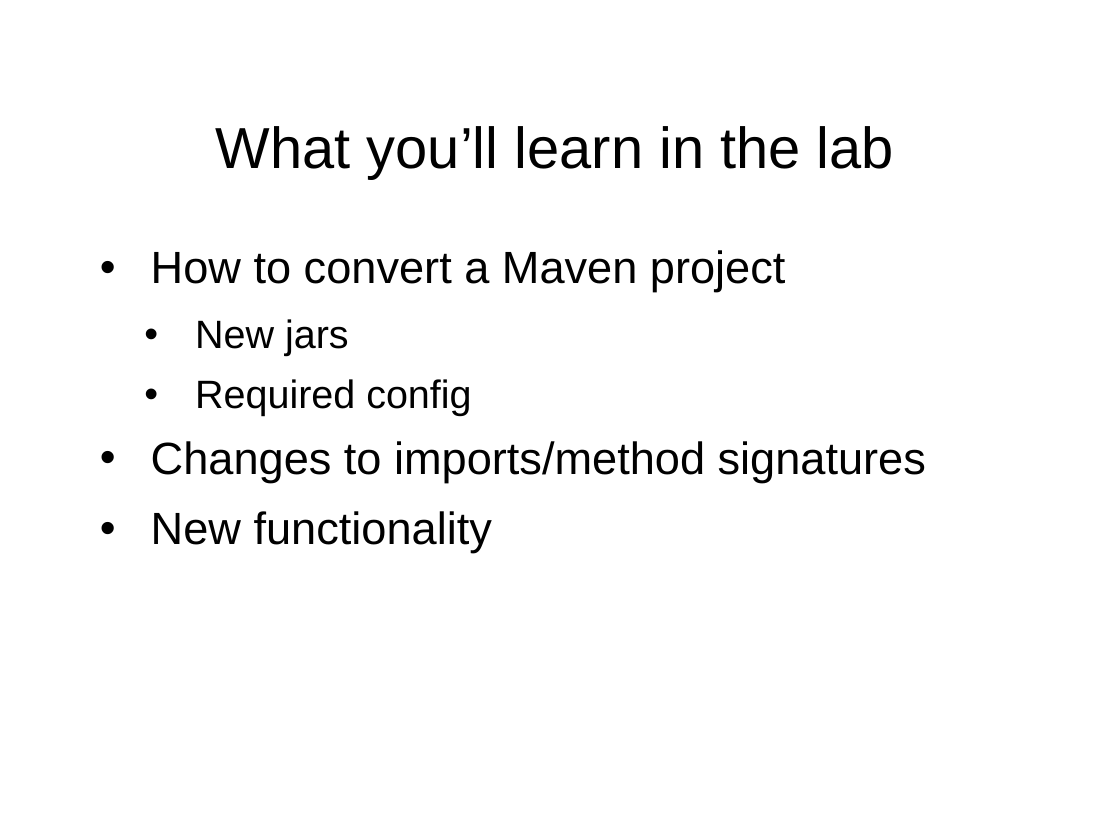
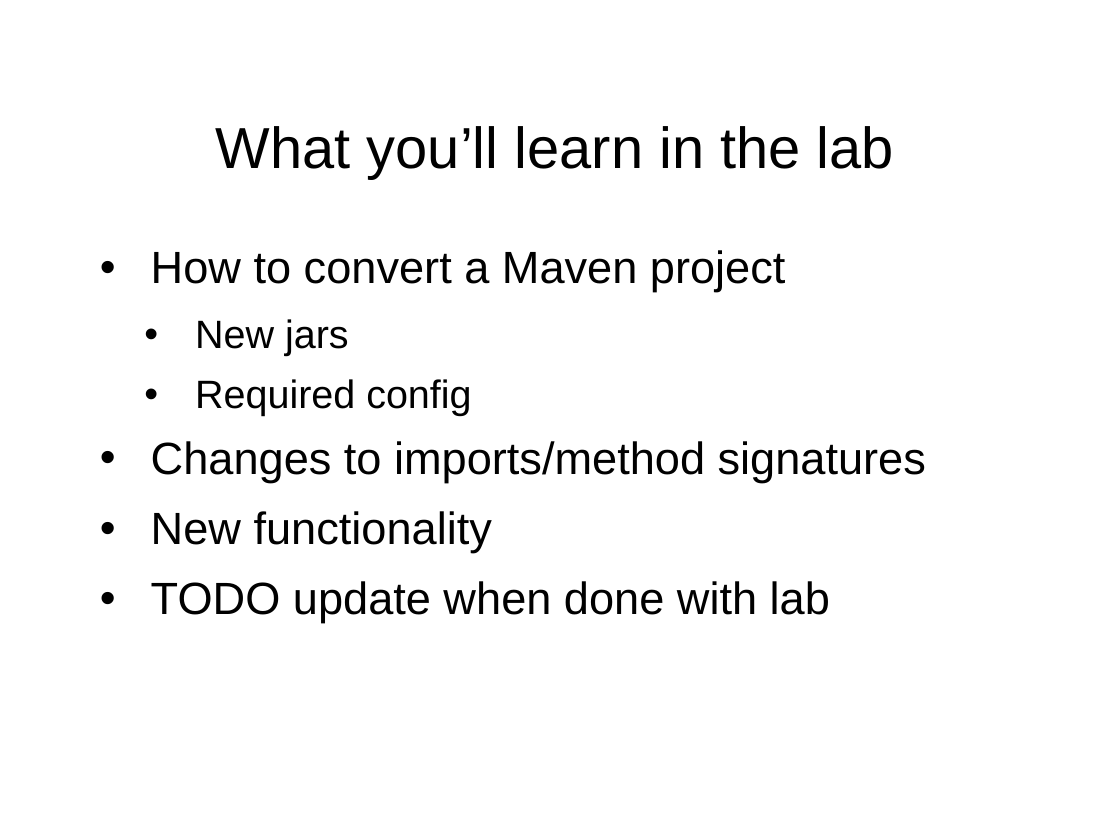
Before and after one commit to boyarsky/JavaOne2017-HOL-JUnit5, a slide deck: slide 5 of JUnit 5 HOL Intro Presentation.ppt. Drawn at 1120x840 pixels with LibreOffice and Linux fonts; fonts in the diff are those of the drawing; background and template pictures are left out. Boxes give left, top, right and bottom in pixels: in the first picture for what was removed or moved away, otherwise in the second. Text is boxed around its words. In the diff, an @@ line names an element or a change of style, - is before the commit and + after.

```diff
--- a/JUnit 5 HOL Intro Presentation.ppt
+++ b/JUnit 5 HOL Intro Presentation.ppt
@@ text at (151, 581, 830, 623): paragraph added @@
+• TODO update when done with lab
```
Also in this commit, not shown: 7 other files.
